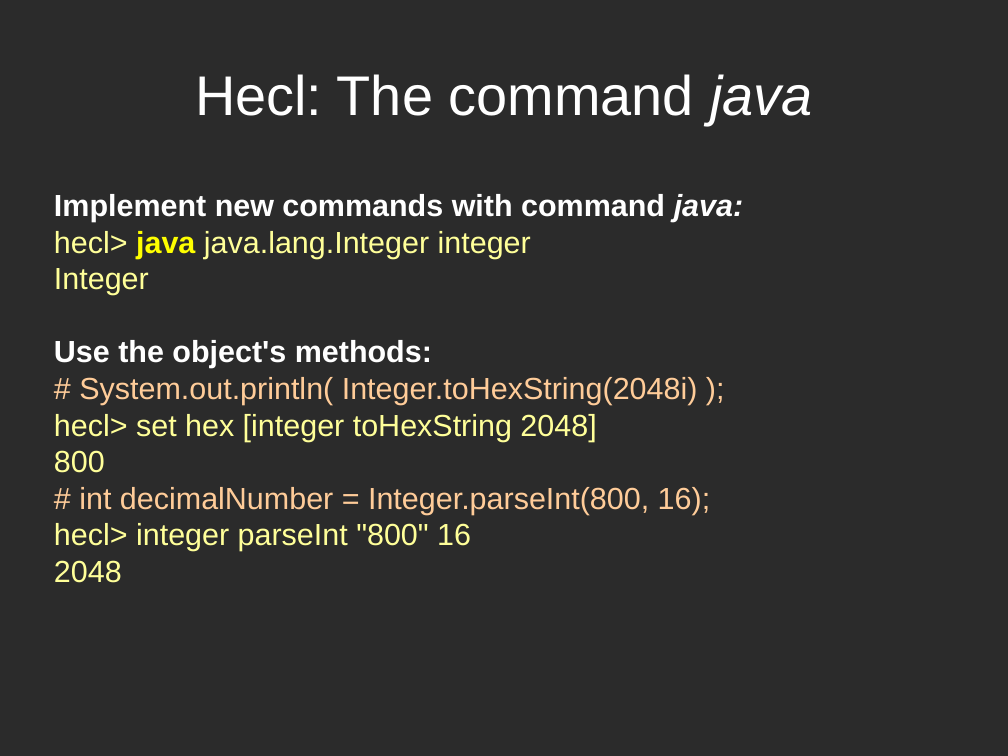
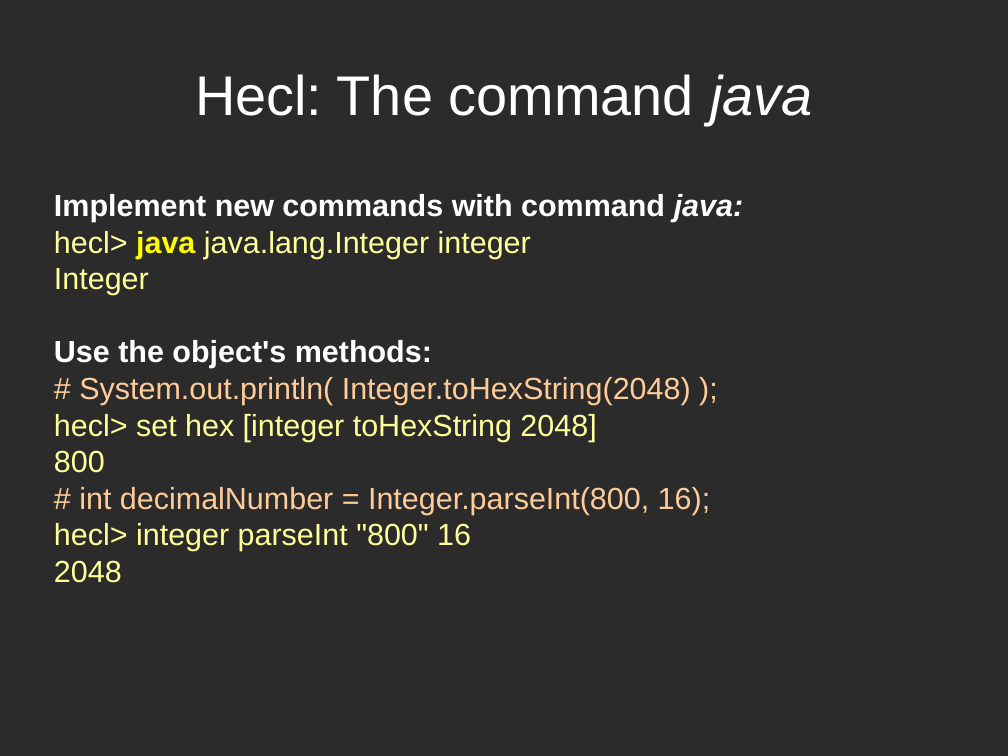
Before and after one commit to zdia/gorilla, a slide deck: slide 48 of EuroTcl 2012/PWgorila.odp (slide 58 before the commit). Drawn at 1008x756 pixels with LibreOffice and Linux fonts; fonts in the diff are those of the drawing; background and template pictures are left out; a plain dark background stands for a picture behind light text. Boxes give left, top, right and bottom in pixels: in the first picture for what was removed or moved away, otherwise in the second. Text is boxed around its words. In the diff, an @@ line names an element or a change of style, - is before the commit and + after.

```diff
--- a/EuroTcl 2012/PWgorila.odp
+++ b/EuroTcl 2012/PWgorila.odp
@@ text at [79,377,691,405]: text changed @@
-# System.out.println( Integer.toHexString(2048i) );
+# System.out.println( Integer.toHexString(2048) );
```
Also in this commit, not shown: 12 other slides changed, 4 slides added, 15 slides removed, 1 other file.
